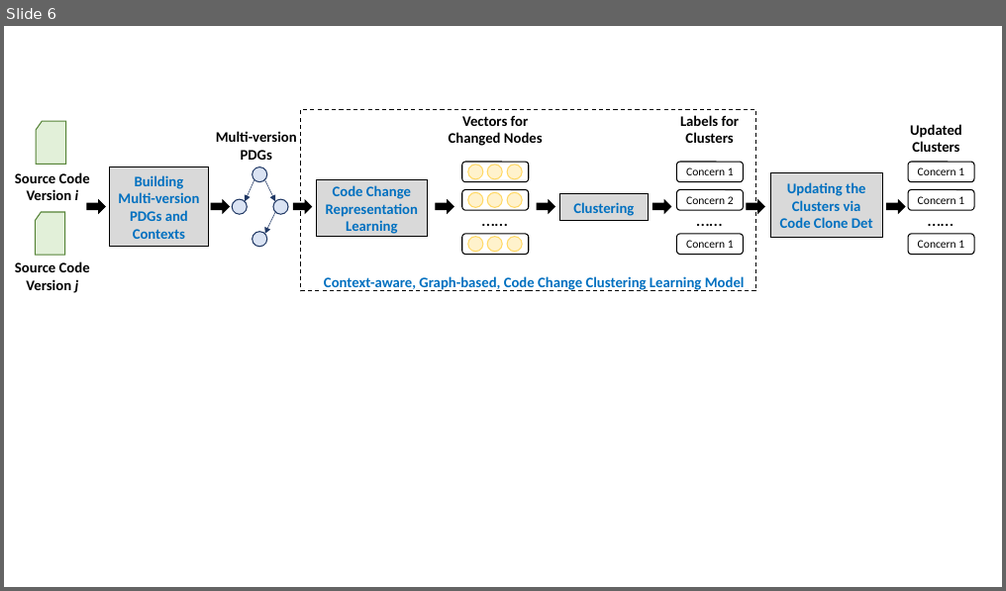
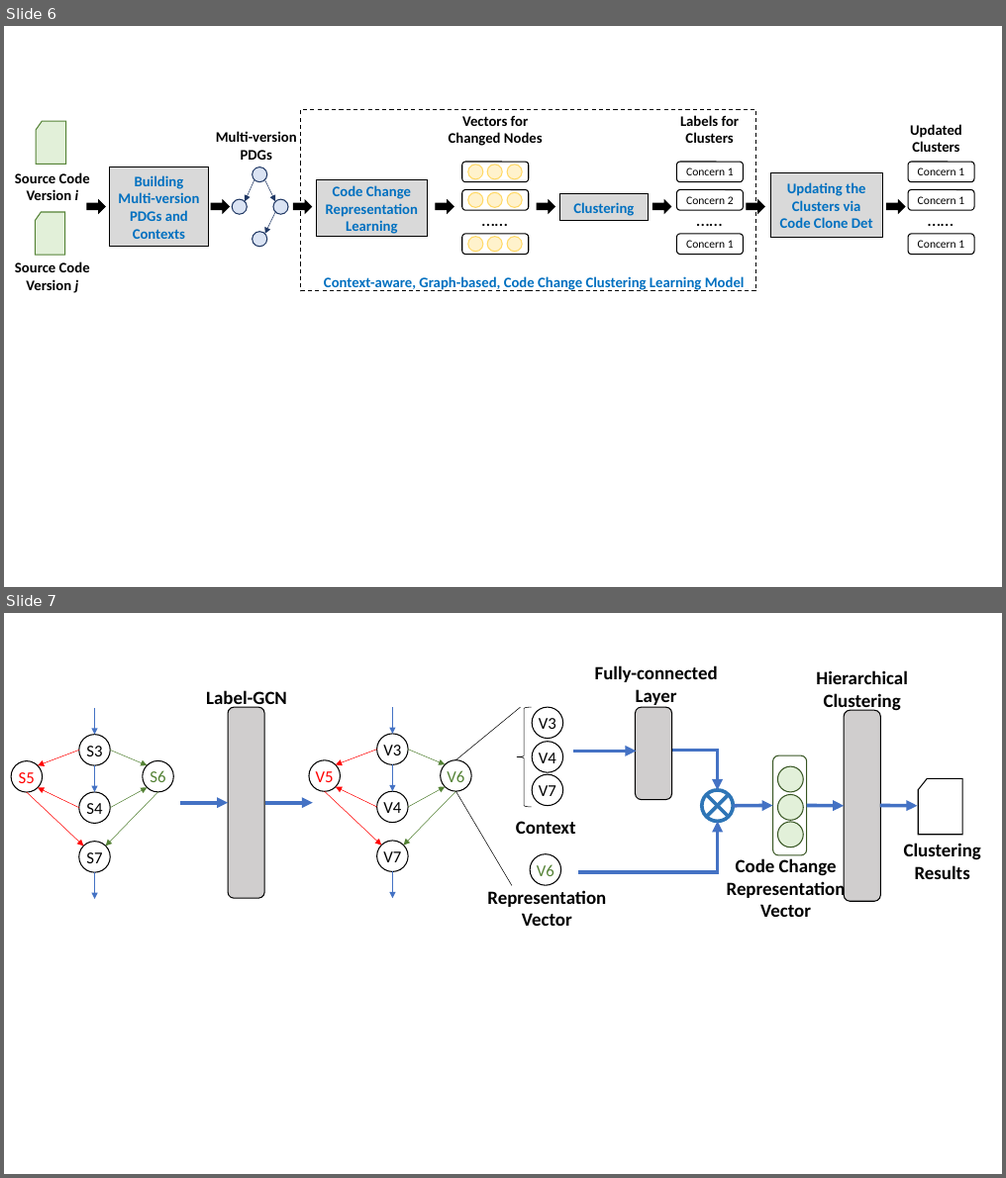
Before and after one commit to tien-n-nguyen/untangle, a slide deck: figures/Figures-Yi.pptx. Shown one above the other, each under a label of ours: slide 6 before the commit, slides 6 and 7 after it. The pictures are 1006x591 and 1006x1178 pixels, drawn with LibreOffice and Linux fonts; fonts in the diff are those of the drawing. Boxes give left, top, right and bottom in pixels: in the first picture for what was removed or moved away, otherwise in the second. Text is boxed around its words. In the diff, an @@ line names an element or a change of style, - is before the commit and + after.

```diff
--- a/figures/Figures-Yi.pptx
+++ b/figures/Figures-Yi.pptx
@@ slide 7 added at (4, 613, 1002, 1174), background #FFFFFF @@
@@ text added at (595, 665, 718, 707), 18 pt, text #000000, bold @@
+Fully-connected Layer
@@ text added at (816, 670, 907, 712), 18 pt, text #000000, bold @@
+Hierarchical Clustering
@@ text added at (206, 690, 287, 710), 18 pt, text #000000, bold @@
+Label-GCN
@@ rounded rectangle added at (228, 707, 264, 898), fill #D0CECE, outline #000000 1 pt @@
@@ line added from (456, 761) to (521, 707), #000000 0.5 pt @@
@@ left brace added at (517, 707, 532, 807), outline #000000 0.5 pt @@
@@ ellipse added at (532, 707, 563, 739), outline #000000 1 pt, 16 pt, text #000000 @@
+V3
@@ rounded rectangle added at (635, 707, 672, 800), fill #D0CECE, outline #000000 1 pt @@
@@ rounded rectangle added at (844, 710, 880, 901), fill #D0CECE, outline #000000 1 pt @@
@@ ellipse added at (532, 742, 563, 773), outline #000000 1 pt, 16 pt, text #000000 @@
+V4
@@ arrow added from (573, 751) to (636, 751), #4472C4 3.5 pt @@
@@ elbow arrow added from (672, 750) to (718, 790), #4472C4 3.5 pt @@
@@ ellipse added at (532, 774, 563, 806), outline #000000 1 pt, 16 pt, text #000000 @@
+V7
@@ flow chart summing junction added at (702, 790, 734, 822), outline #2E75B6 3.5 pt @@
@@ flow chart punched card added at (918, 779, 962, 836), outline #000000 1 pt @@
@@ arrow added from (180, 803) to (228, 803), #4472C4 3.5 pt @@
@@ arrow added from (265, 803) to (313, 803), #4472C4 3.5 pt @@
@@ line added from (456, 791) to (512, 885), #000000 0.5 pt @@
@@ arrow added from (734, 806) to (773, 805), #4472C4 3.5 pt @@
@@ arrow added from (807, 805) to (844, 806), #4472C4 3.5 pt @@
@@ arrow added from (880, 805) to (918, 806), #4472C4 3.5 pt @@
@@ text added at (516, 821, 576, 834), 18 pt, text #000000, bold @@
+Context
@@ elbow arrow added from (579, 872) to (718, 821), #4472C4 3.5 pt @@
@@ group added at (773, 756, 807, 856): 3 ellipses, 1 rounded rectangle @@
@@ text added at (904, 843, 981, 879), 18 pt, text #000000, bold @@
+Clustering Results
@@ group added at (11, 708, 174, 899): 9 arrows, 5 ellipses @@
+S3
+S6
+S4
+S5
+S7
@@ group added at (309, 707, 472, 898): 9 arrows, 5 ellipses @@
+V3
+V6
+V4
+V5
+V7
@@ ellipse added at (531, 854, 561, 885), outline #000000 1 pt, 16 pt, text #548235 @@
+V6
@@ text added at (727, 859, 846, 917), 18 pt, text #000000, bold @@
+Code Change Representation Vector
@@ text added at (487, 890, 606, 926), 18 pt, text #000000, bold @@
+Representation Vector
```
Also in this commit, not shown: 1 slide changed, 6 other files.
